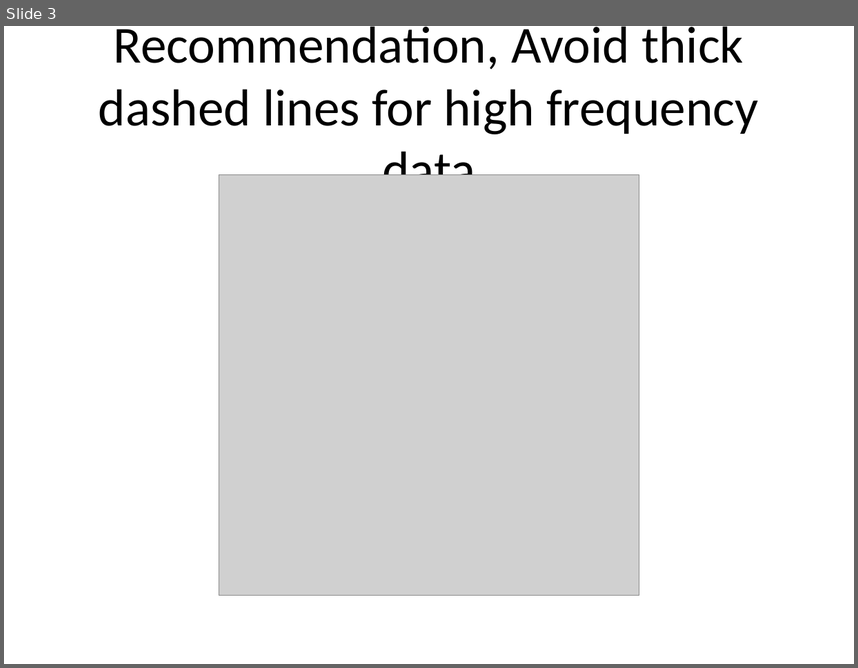
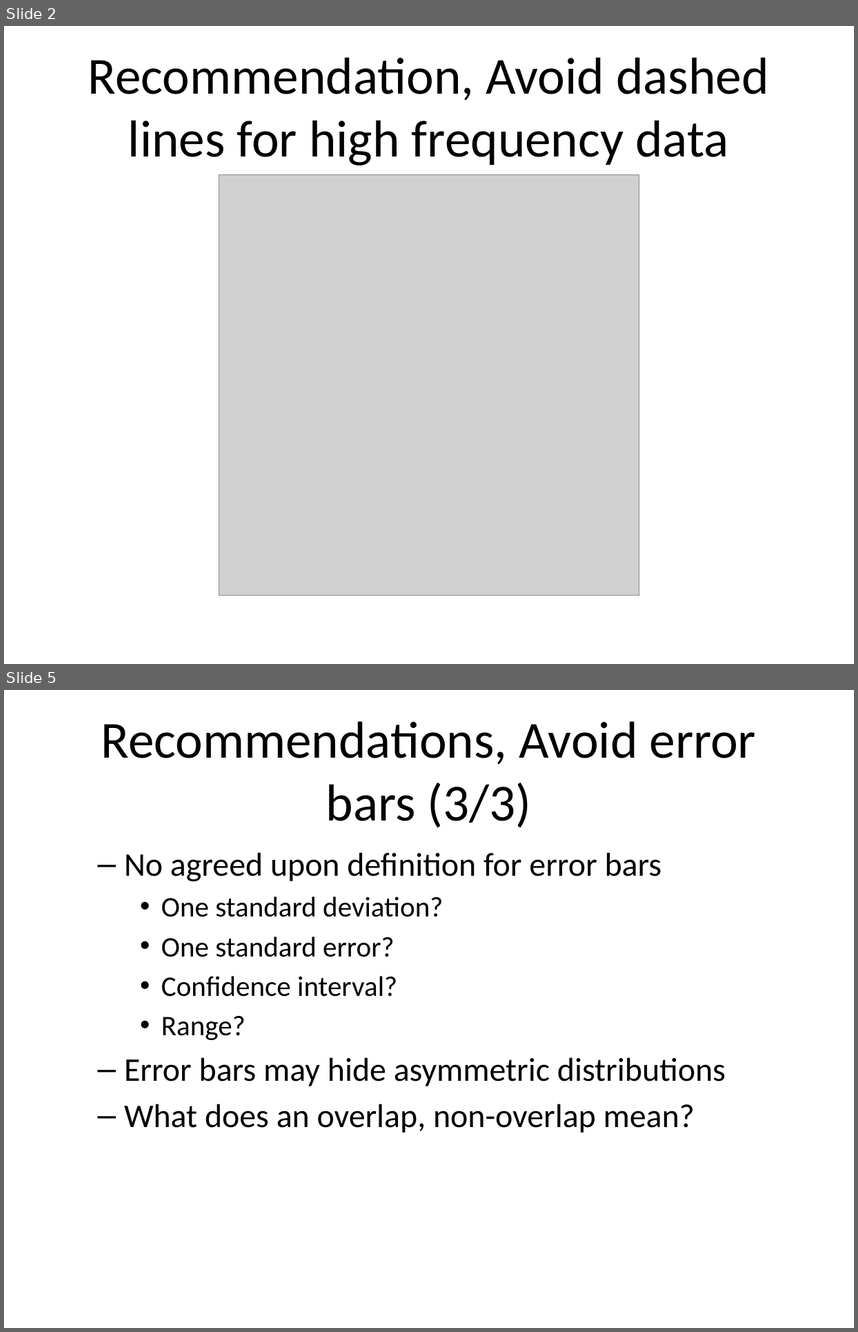
Before and after one commit to pmean/data-visualization, a slide deck: data-viz-03/component/recommendations-linegraphs.pptx. Shown one above the other, each under a label of ours: slide 3 before the commit, slides 2 and 5 after it; the slides between them are not shown. The pictures are 858x668 and 858x1332 pixels, drawn with LibreOffice and Linux fonts; fonts in the diff are those of the drawing; grey boxes stand for pictures. Boxes give left, top, right and bottom in pixels: in the first picture for what was removed or moved away, otherwise in the second. Text is boxed around its words. In the diff, an @@ line names an element or a change of style, - is before the commit and + after.

Commit message:
More work on recommendations.Rmd in data-viz-03

```diff
--- a/data-viz-03/component/recommendations-linegraphs.pptx
+++ b/data-viz-03/component/recommendations-linegraphs.pptx
@@ slide 5 added at (x1=4, y1=690, x2=854, y2=1328), background #FFFFFF @@
@@ title added at (x1=101, y1=721, x2=756, y2=828), 44 pt, text #000000 @@
+Recommendations, Avoid error bars (3/3)
@@ text added at (x1=124, y1=852, x2=726, y2=1132), 28 pt, text #000000 @@
+  – No agreed upon definition for error bars
+    • One standard deviation?
+    • One standard error?
+    • Confidence interval?
+    • Range?
+  – Error bars may hide asymmetric distributions
+  – What does an overlap, non-overlap mean?
@@ what was slide 3 is now slide 2 @@
@@ slide 2 changed as well @@
@@ title at (x1=88, y1=57, x2=769, y2=165): text changed @@
-Recommendation, Avoid thick dashed lines for high frequency data
+Recommendation, Avoid dashed lines for high frequency data
```
Also in this commit, not shown: 3 other slides changed, 2 other slides added, 8 slides removed, 1 other file.
